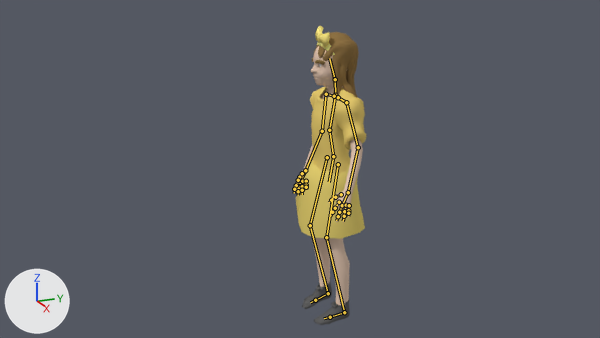
What one commit did to the Blender file TreacheryProject/Assets/Models/Missy/Missy.blend.
One viewpoint serves both versions: the file's camera 'Camera'. The lights are fixed; the arrows at lower left show +X, +Y and +Z. Both versions are drawn at frame 0 of the action 'StrafeRight'; the numbers are the values there. The bones that bend it are drawn over the model as lines.

Objects in the first picture: 'Body', 'Bow', 'EyebrowL', 'Hair', 'Hairband', 'Shirt', 'ShoeL', 'ShoeR', 'Skirt'.
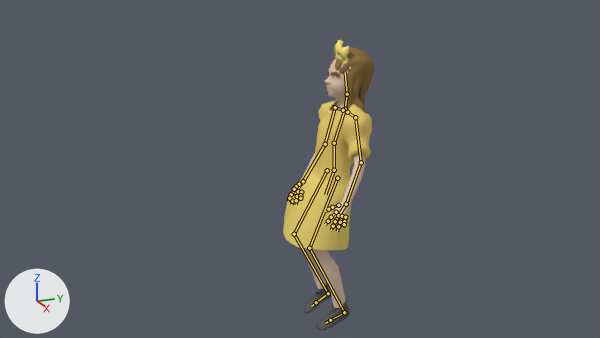
Pixel boxes (x1, y1, x2, y2) of what changed, in the pictures (600 x 338 px):
'Skirt', posed: before (296, 160, 365, 239); after (283, 169, 351, 250)
'Body', posed (11% wider): before (294, 46, 363, 306); after (288, 59, 365, 308)
'Shirt', posed: before (310, 87, 367, 174); after (312, 100, 372, 186)
'Hair', posed: before (314, 32, 359, 100); after (330, 48, 374, 113)
'ShoeL', posed (19% taller): before (314, 300, 350, 325); after (315, 300, 350, 330)
'ShoeR', posed: before (302, 280, 332, 309); after (303, 283, 331, 313)
'Bow', posed: before (315, 26, 330, 47); after (334, 40, 349, 60)
'Hairband', posed (14% taller): before (317, 42, 335, 55); after (334, 54, 351, 69)
'EyebrowL', posed: before (315, 60, 325, 65); after (330, 72, 340, 77)

What the commit changed:
Bone 'Base' (bone_base) moves from (0.0, 0.0, 0.0) to (0.0, -0.01, 0.45).
Bone 'Base' (bone_base) turns from (0, 0, 0) to (-9, 0, 1) degrees about its own x, y and z.
